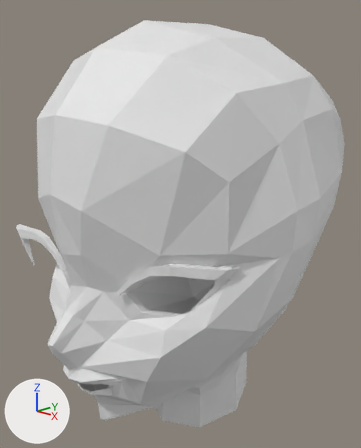
Renders of the Blender file Monaschinas/kouka.blend from each side of a commit.
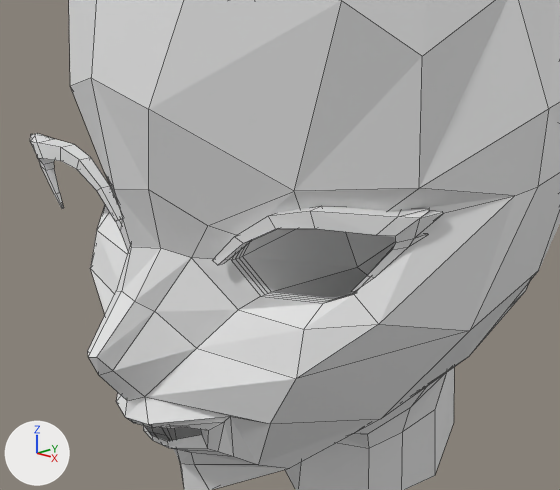
Old and new are each drawn whole from a 50 mm lens placed at (2.11, -1.57, 2.96), pointed at (0.0, 0.58, 2.12) and again close up on the part from 0% to 84% of the width and 34% to 93% of the height. Every picture has the same lights, and +X, +Y and +Z are marked at lower left. The close-ups show mesh edges as thin lines.

In view in the first close-up: 'Face', 'Pestanas'.
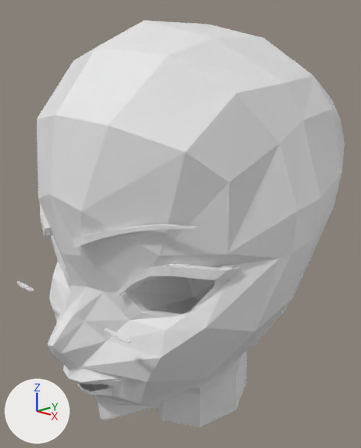
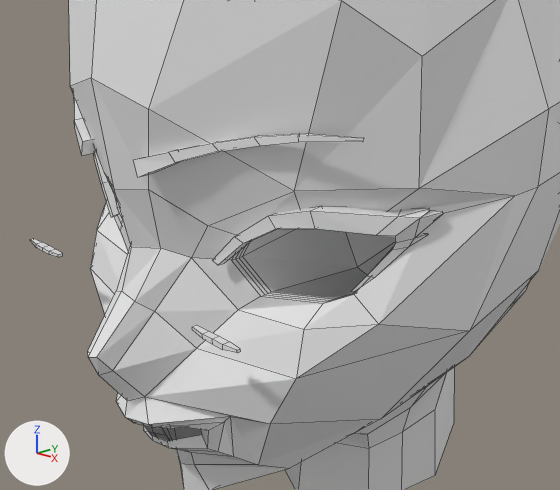
ob_ceja1 is not drawn itself; it is the parent of ob_ceja.

The change, as a diff of the scene's bpy script:
```diff
--- a/Monaschinas/kouka.blend.py
+++ b/Monaschinas/kouka.blend.py
@@ lat_lattice_001 @@
+lat_lattice_001 = bpy.data.lattices.new('Lattice.001')
+lat_lattice_001.points_u = 6
+lat_lattice_001.points.foreach_set('co_deform', [-0.5, -0.927, -0.5, -0.3, -0.927, -0.5, -0.0388, 0.072, -0.5, 0.195, 0.724, -0.544, 0.398, 1.539, -0.524, 0.53, 2.456, -0.48, -0.5, 0.0726, -0.5, -0.3, 0.0726, -0.5, -0.0985, 1.003, -0.5, 0.102, 1.542, -0.558, 0.265, 2.247, -0.515, 0.408, 3.119, -0.495, -0.5, -0.927, 0.5, -0.3, -0.927, 0.5, -0.0388, 0.072, 0.5, 0.17, 0.688, 0.453, 0.375, 1.469, 0.473, 0.507, 2.386, 0.517, -0.5, 0.0726, 0.5, -0.3, 0.0726, 0.5, -0.0985, 1.003, 0.5, 0.0766, 1.506, 0.439, 0.218, 2.132, 0.482, 0.385, 3.049, 0.502])
@@ ob_ceja @@
 ob_ceja = bpy.data.objects.new('Ceja', me_cube)
+ob_ceja.parent = ob_ceja1
+ob_ceja.matrix_parent_inverse = Matrix(((1.564, 0.0, 0.0, -0.6), (0.0, 9.593, 0.0, 2.811), (0.0, 0.0, 4.745, -10.86), (0.0, 0.0, 0.0, 1.0)))
 ob_ceja.location = (0.0, 0.157, 0.0)
 ob_ceja.scale = (0.1, 0.1, 0.1)
+_m = ob_ceja.modifiers.new('Lattice', 'LATTICE')
+_m.object = ob_ceja1
 _m = ob_ceja.modifiers.new('Mirror', 'MIRROR')
-ob_ceja.hide_set(True)
@@ ob_cejaabajo @@
 _m = ob_cejaabajo.modifiers.new('Mirror', 'MIRROR')
-ob_cejaabajo.hide_set(True)
@@ ob_pestanas @@
 ob_pestanas.location = (0.0, -0.179, 0.0)
-_m = ob_pestanas.modifiers.new('Mirror', 'MIRROR')
 _m = ob_pestanas.modifiers.new('Lattice', 'LATTICE')
 _m.object = ob_lattice
+_m = ob_pestanas.modifiers.new('Mirror', 'MIRROR')
+_m.mirror_object = ob_face
@@ ob_ceja1 @@
+ob_ceja1 = bpy.data.objects.new('Ceja1', lat_lattice_001)
+ob_ceja1.location = (0.384, -0.224, 2.288)
+ob_ceja1.scale = (0.639, 0.104, 0.211)
+ob_ceja1.hide_set(True)
```

Location of each change, (x1, y1, x2, y2) in pixels of the close-ups (560 x 490 px):
'Pestanas', modifiers changed
    before: (30, 133, 443, 292)
    after: (94, 152, 443, 292)
'Ceja', shown, added
    after: (73, 94, 364, 177)
'CejaAbajo', shown
    after: (30, 238, 241, 353)
